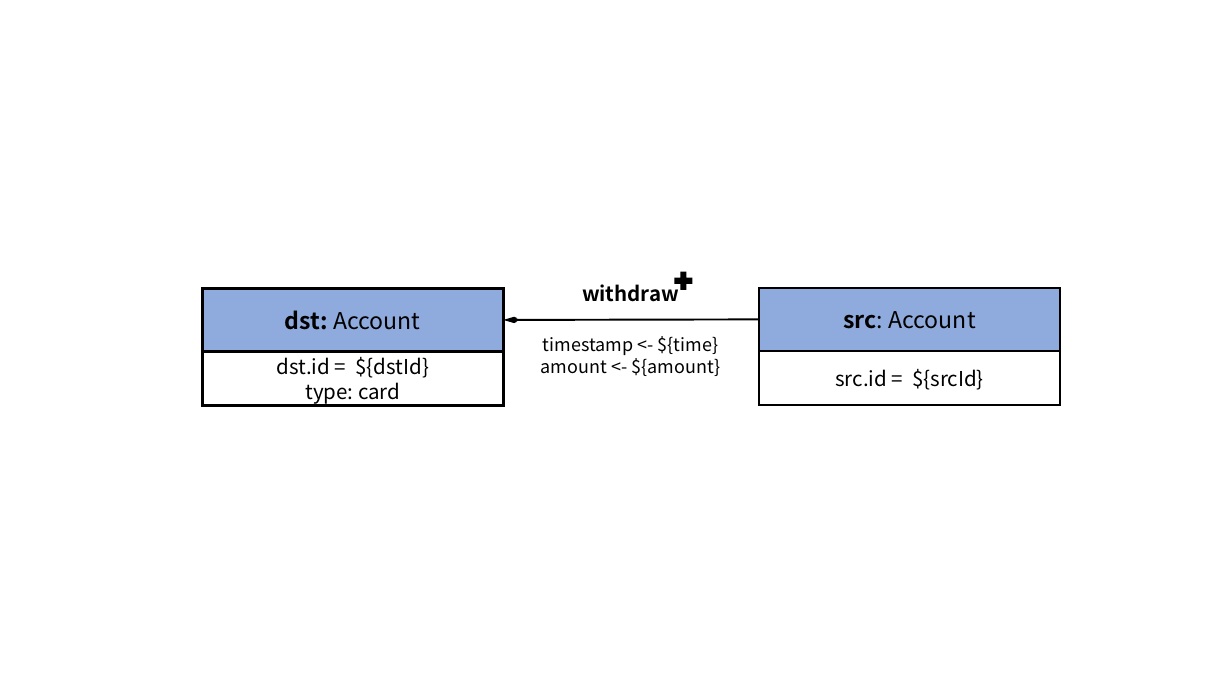
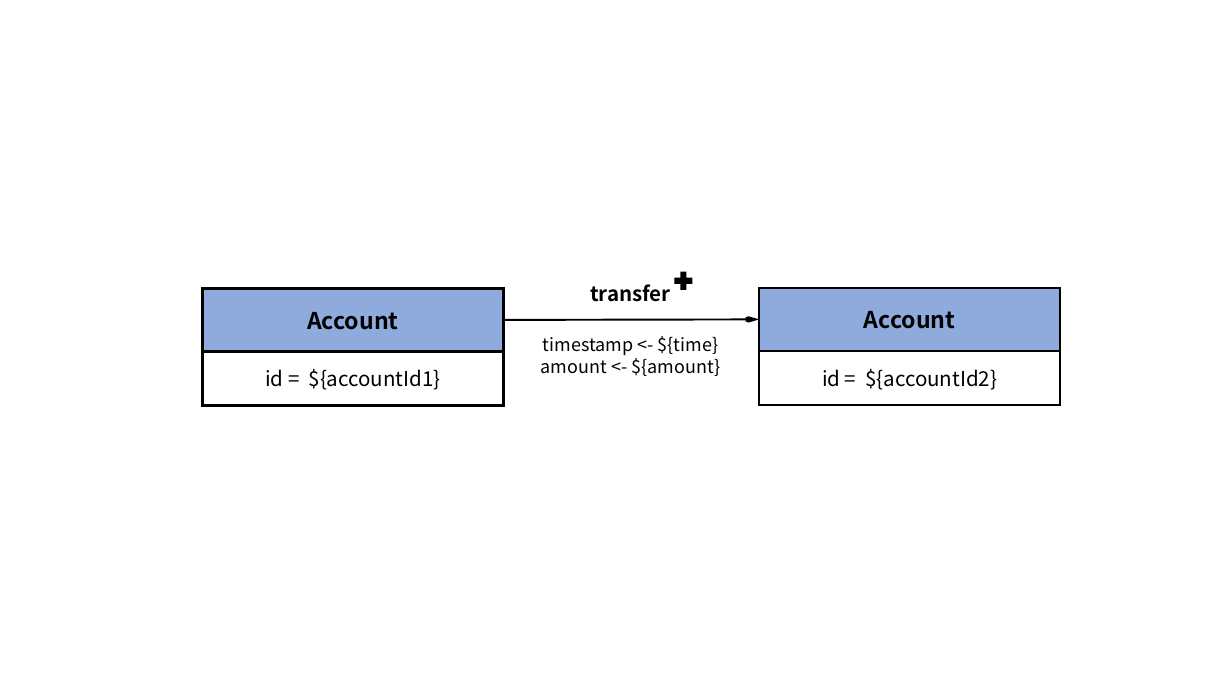
Before and after one commit to ldbc/ldbc_finbench_docs, a slide deck: slide 12 of patterns/transaction-write.pptx (slide 4 before the commit). Drawn at 1232x693 pixels with LibreOffice and Linux fonts; fonts in the diff are those of the drawing. Boxes give left, top, right and bottom in pixels: in the first picture for what was removed or moved away, otherwise in the second. Text is boxed around its words. In the diff, an @@ line names an element or a change of style, - is before the commit and + after.

```diff
--- a/patterns/transaction-write.pptx
+++ b/patterns/transaction-write.pptx
@@ text at (590,284,670,302): text changed @@
-withdraw
+transfer
@@ text in rectangle at (307,312,398,330): text changed; bold on @@
-dst: Account
+Account
@@ arrow moved from (504, 320) - (760, 320) to (760, 320) - (504, 320) @@
@@ text in rectangle at (864,311,955,329): text changed; bold on @@
-src: Account
+Account
@@ text in rectangle at (265,369,441,390): text changed @@
-dst.id = ${dstId}
-type: card
+id = ${accountId1}
@@ text in rectangle at (822,369,997,390): text changed @@
-src.id = ${srcId}
+id = ${accountId2}
```
Also in this commit, not shown: 12 other slides changed, 6 slides added, 42 other files.
